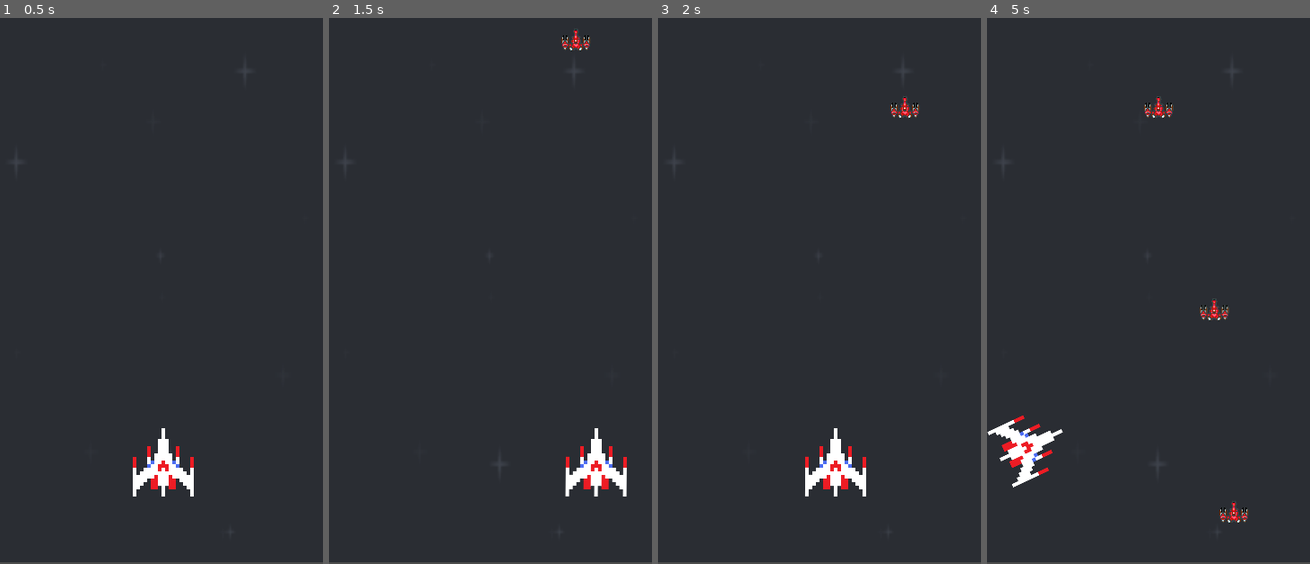
Above: before the commit, frames 1-4 (left to right).
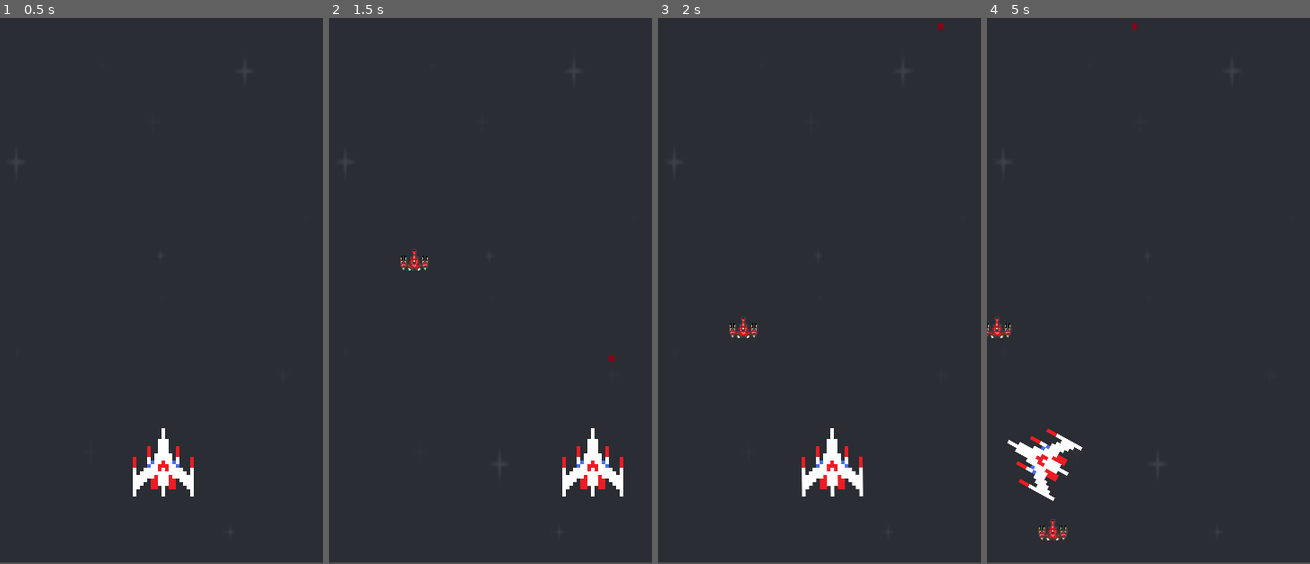
Above: after the commit, the same moments.

Repository: ericaolopess/Jogos-SI
Game: Godot game, scene res://scenes/fase1.tscn
The game is run twice, just before and just after one commit, with the same random seed, the same clock (stepped at 60 frames per second) and the same inputs.
Inputs:
- Up to frame 1 (0.5 s): no input
- Up to frame 2 (1.5 s): tap Enter at 0.5 s; hold Right (ui_right) 0.53-1.28 s; tap Space (atirar, bound only after the commit) at 0.6, 1.35 s; hold Left (ui_left) from 1.28 s (still down)
- Up to frame 3 (2 s): keep holding Left (ui_left)
- Up to frame 4 (5 s): release Left (ui_left) at 2.03 s; hold Right (ui_right) 2.03-3.53 s; tap Space (atirar, bound only after the commit) every 0.75 s from 2.1 to 4.35 s; hold Left (ui_left) from 3.53 s (still down)

Frame 1 is identical in both runs. In frame 2, 1.2% of the frame differs, in the area x 21-93%, y 1-88%; in frame 3, 1.2%; in frame 4, 2.5%, in the area x 0-81%, y 0-96%.

Commit message:
TIRO E TELA DE MENU

Diff:
--- a/NaveSI/project.godot
+++ b/NaveSI/project.godot
@@ -24,6 +24,14 @@
 window/size/width=360
 window/size/height=640
 
+[input]
+
+atirar={
+"deadzone": 0.5,
+"events": [ Object(InputEventKey,"resource_local_to_scene":false,"resource_name":"","device":0,"alt":false,"shift":false,"control":false,"meta":false,"command":false,"pressed":false,"scancode":32,"unicode":0,"echo":false,"script":null)
+ ]
+}
+
 [input_devices]
 
 pointing/emulate_touch_from_mouse=true
--- a/NaveSI/scenes/Inimigos.tscn
+++ b/NaveSI/scenes/Inimigos.tscn
@@ -1,7 +1,10 @@
-[gd_scene load_steps=5 format=2]
+[gd_scene load_steps=7 format=2]
 
 [ext_resource path="res://sprites/NaveTiro.png" type="Texture" id=1]
 [ext_resource path="res://scripts/Inimigos.gd" type="Script" id=2]
+
+[sub_resource type="RectangleShape2D" id=3]
+extents = Vector2( 15.1173, 10 )
 
 [sub_resource type="AtlasTexture" id=1]
 flags = 4
@@ -16,11 +19,27 @@
 "speed": 0.25
 } ]
 
-[node name="Inimigos" type="Node2D"]
+[sub_resource type="CircleShape2D" id=4]
+radius = 15.0402
+
+[node name="Inimigos" type="RigidBody2D"]
+position = Vector2( 131, -70 )
 script = ExtResource( 2 )
 
+[node name="CollisionShape2D" type="CollisionShape2D" parent="."]
+position = Vector2( -0.0857239, 0.757523 )
+shape = SubResource( 3 )
+
 [node name="AnimatedSprite" type="AnimatedSprite" parent="."]
-position = Vector2( 179.007, -149.896 )
+position = Vector2( -0.992996, -4.896 )
 scale = Vector2( 0.25, 0.25 )
 frames = SubResource( 2 )
 playing = true
+
+[node name="Area2D" type="Area2D" parent="."]
+position = Vector2( 4, 1 )
+
+[node name="CollisionShape2D" type="CollisionShape2D" parent="Area2D"]
+position = Vector2( -6.95227, -1.08835 )
+shape = SubResource( 4 )
+[connection signal="body_entered" from="Area2D" to="." method="_on_Area2D_body_entered"]
--- a/NaveSI/scenes/bullet.tscn
+++ b/NaveSI/scenes/bullet.tscn
@@ -4,26 +4,26 @@
 [ext_resource path="res://sprites/tiro.png" type="Texture" id=2]
 
 [sub_resource type="RectangleShape2D" id=1]
-extents = Vector2( 11.5897, 13.7585 )
+extents = Vector2( 2.85738, 3.42232 )
 
 [sub_resource type="RectangleShape2D" id=2]
-extents = Vector2( 6.89069, 8.62509 )
+extents = Vector2( 2.27617, 3 )
 
 [node name="bullet" type="RigidBody2D"]
 script = ExtResource( 1 )
 
 [node name="Sprite" type="Sprite" parent="."]
 position = Vector2( 1.02669, -0.513344 )
+scale = Vector2( 0.25, 0.25 )
 texture = ExtResource( 2 )
 
 [node name="Area2D" type="Area2D" parent="."]
 position = Vector2( 78.5414, 33.3672 )
 
 [node name="AtacarInimigo" type="CollisionShape2D" parent="Area2D"]
-position = Vector2( -77.0013, -32.8539 )
+position = Vector2( -77.4432, -33.8262 )
 shape = SubResource( 1 )
 
-[node name="CollisionArea" type="CollisionShape2D" parent="."]
-position = Vector2( -0.513336, 0.513344 )
+[node name="CollisionShape2D" type="CollisionShape2D" parent="."]
+position = Vector2( 1.125, -0.5 )
 shape = SubResource( 2 )
-[connection signal="body_entered" from="Area2D" to="." method="_on_Area2D_body_entered"]
--- a/NaveSI/scenes/fase1.tscn
+++ b/NaveSI/scenes/fase1.tscn
@@ -6,7 +6,7 @@
 [ext_resource path="res://sounds/Trilha.wav" type="AudioStream" id=4]
 
 [sub_resource type="RectangleShape2D" id=1]
-extents = Vector2( 21.8884, 344.808 )
+extents = Vector2( 21.8884, 354.374 )
 
 [sub_resource type="RectangleShape2D" id=2]
 extents = Vector2( 21.8884, 359.157 )
@@ -39,7 +39,7 @@
 [node name="StaticBody2D" type="StaticBody2D" parent="."]
 
 [node name="CollisionShape2D" type="CollisionShape2D" parent="StaticBody2D"]
-position = Vector2( -23.9166, 325.265 )
+position = Vector2( -19.1333, 306.132 )
 shape = SubResource( 1 )
 
 [node name="CollisionShape2D2" type="CollisionShape2D" parent="StaticBody2D"]
--- /dev/null
+++ b/NaveSI/scenes/menu.tscn
@@ -0,0 +1,58 @@
+[gd_scene load_steps=5 format=2]
+
+[ext_resource path="res://bg/blue.png" type="Texture" id=1]
+[ext_resource path="res://sprites/itens (1).png" type="Texture" id=2]
+[ext_resource path="res://sounds/nokiafc22.ttf" type="DynamicFontData" id=3]
+
+[sub_resource type="DynamicFont" id=1]
+size = 40
+font_data = ExtResource( 3 )
+
+[node name="Node2D" type="Node2D"]
+
+[node name="blue" type="Sprite" parent="."]
+position = Vector2( 180.715, 319.787 )
+scale = Vector2( 1.85513, 2.67898 )
+texture = ExtResource( 1 )
+
+[node name="itens (1)" type="Sprite" parent="."]
+position = Vector2( 183.061, 347.93 )
+scale = Vector2( 0.700676, 0.752754 )
+texture = ExtResource( 2 )
+
+[node name="CanvasLayer" type="CanvasLayer" parent="."]
+
+[node name="Button" type="Button" parent="CanvasLayer"]
+anchor_left = 0.141
+anchor_top = 0.691
+anchor_right = 0.464
+anchor_bottom = 0.763
+margin_left = -9.25918
+margin_top = 62.4762
+margin_right = -9.53918
+margin_bottom = 62.3962
+text = "START"
+__meta__ = {
+"_edit_use_anchors_": false
+}
+
+[node name="Label" type="Label" parent="CanvasLayer"]
+anchor_left = 0.178
+anchor_top = 0.108
+anchor_right = 0.806
+anchor_bottom = 0.222
+margin_left = -30.08
+margin_top = -0.120003
+margin_right = 31.84
+margin_bottom = 90.92
+custom_fonts/font = SubResource( 1 )
+custom_colors/font_color_shadow = Color( 0.890196, 0.0588235, 0.0588235, 1 )
+custom_constants/shadow_offset_x = -6
+custom_constants/shadow_offset_y = 9
+text = "Batalha
+das
+Naves"
+align = 1
+__meta__ = {
+"_edit_use_anchors_": false
+}
--- a/NaveSI/scenes/nave.tscn
+++ b/NaveSI/scenes/nave.tscn
@@ -3,8 +3,8 @@
 [ext_resource path="res://scripts/nave.gd" type="Script" id=1]
 [ext_resource path="res://sprites/itens (1).png" type="Texture" id=2]
 
-[sub_resource type="CircleShape2D" id=1]
-radius = 33.666
+[sub_resource type="RectangleShape2D" id=1]
+extents = Vector2( 34.487, 29.8962 )
 
 [node name="nave" type="RigidBody2D"]
 scale = Vector2( 0.5, 0.5 )
@@ -15,6 +15,9 @@
 texture = ExtResource( 2 )
 
 [node name="CollisionShape2D" type="CollisionShape2D" parent="."]
-position = Vector2( -2.15092, 5.01881 )
-rotation = -0.327115
+position = Vector2( 0, 6.45274 )
+rotation = 0.00187571
 shape = SubResource( 1 )
+
+[node name="Position2D" type="Position2D" parent="."]
+position = Vector2( 0.048584, -35.904 )
--- a/NaveSI/scripts/Inimigos.gd
+++ b/NaveSI/scripts/Inimigos.gd
@@ -1,14 +1,19 @@
-extends Node2D
+extends RigidBody2D
 
 var speed = -150
 
 func _ready():
-	pass
+	add_to_group("Inimigos")
 
 func _process(delta):
 	var pos_y = position.y
 	pos_y -= speed * delta
 	position.y = pos_y
 
-func Dano():
-	queue_free()
+
+
+func _on_Area2D_body_entered(body):
+
+	if body.is_in_group("Tiro"):
+		$".".queue_free()
+		body.queue_free()
--- a/NaveSI/scripts/bullet.gd
+++ b/NaveSI/scripts/bullet.gd
@@ -1,8 +1,4 @@
 extends RigidBody2D
 
-
-func _on_Area2D_body_entered(body):
-	if body.name == "Inimigos":
-		print(body)
-		body.Dano()
-		queue_free()
+func _ready():
+	add_to_group("Tiro")
--- a/NaveSI/scripts/nave.gd
+++ b/NaveSI/scripts/nave.gd
@@ -1,4 +1,6 @@
 extends RigidBody2D
+
+onready var bullet = preload("res://scenes/bullet.tscn")
 
 const MOVE_SPEED = 200
 # Called when the node enters the scene tree for the first time.
@@ -13,3 +15,14 @@
 		linear_velocity = Vector2(-1 * MOVE_SPEED,0)
 	else:
 		linear_velocity = Vector2(0,0)
+
+	if Input.is_action_just_pressed("atirar"):
+		spaw_bullet()
+
+func spaw_bullet():
+
+	var clone_bullet = bullet.instance()
+	clone_bullet.position = $Position2D.position
+	add_child(clone_bullet)
+
+	clone_bullet.linear_velocity = Vector2(0,-800)
--- a/NaveSI/scripts/spawn_inimigo.gd
+++ b/NaveSI/scripts/spawn_inimigo.gd
@@ -1,8 +1,8 @@
 extends Node2D
 
 onready var inimigo = preload("res://scenes/Inimigos.tscn")
-var start_position_x = -200
-var start_position_y = 200
+var start_position_x = -300
+var start_position_y = 300
 
 func _ready():
 	randomize()
Binary file added: NaveSI/sounds/nokiafc22.ttf
